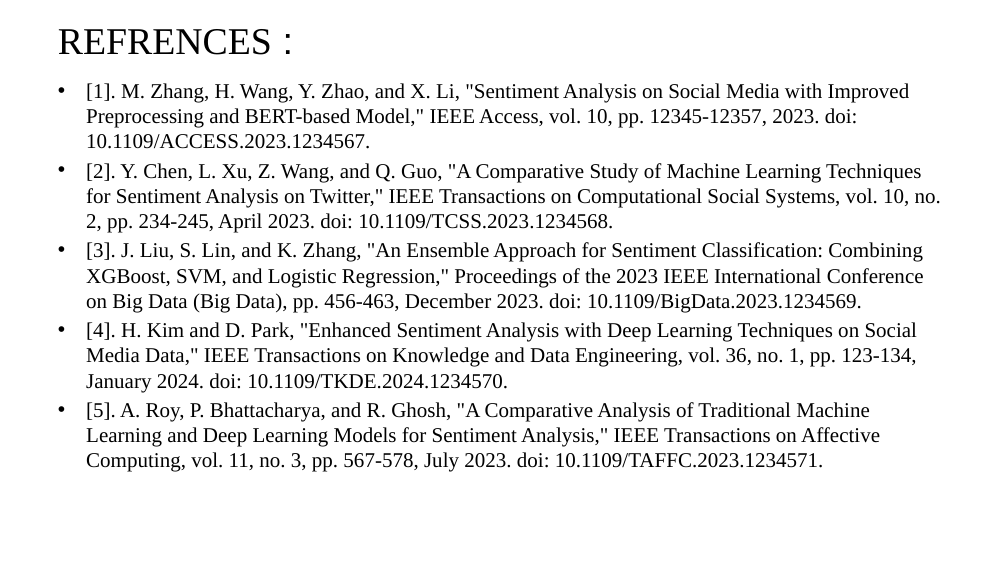
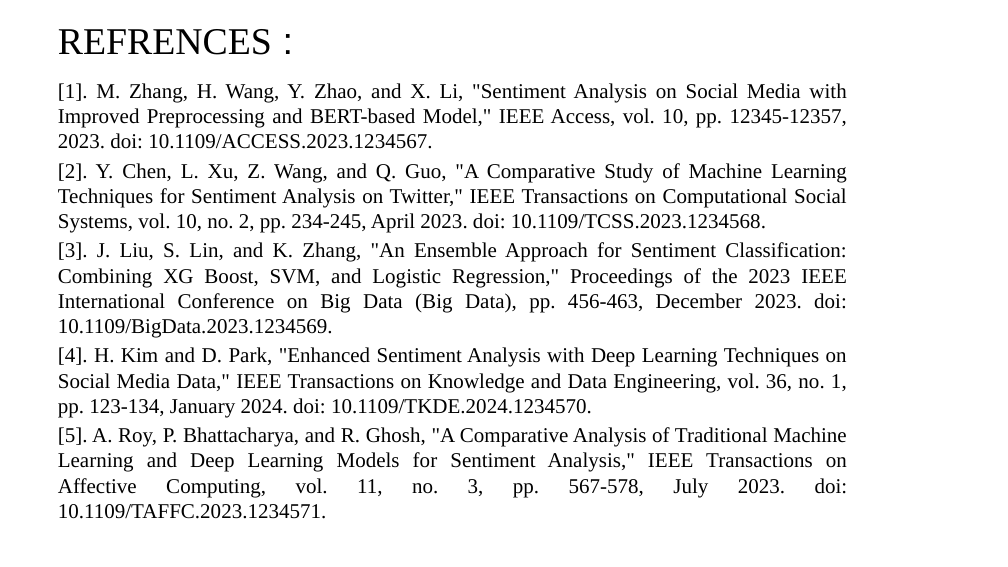
Before and after one commit to jes1326/Jeswanth_Puducherry_Tecnological_University, a slide deck: slide 23 of coappsinternship.pptx. Drawn at 1008x567 pixels with LibreOffice and Linux fonts; fonts in the diff are those of the drawing; background and template pictures are left out. Boxes give left, top, right and bottom in pixels: in the first picture for what was removed or moved away, otherwise in the second. Text is boxed around its words. In the diff, an @@ line names an element or a change of style, - is before the commit and + after.

```diff
--- a/coappsinternship.pptx
+++ b/coappsinternship.pptx
@@ text at [58,83,848,519]: alignment left to justified; bullet • to none @@
@@ text at [58,242,847,338]: text changed @@
-• [3]. J. Liu, S. Lin, and K. Zhang, "An Ensemble Approach for Sentiment Classification: Combining XGBoost, SVM, and Logistic Regression," Proceedings of the 2023 IEEE International Conference on Big Data (Big Data), pp. 456-463, December 2023. doi: 10.1109/BigData.2023.1234569.
+[3]. J. Liu, S. Lin, and K. Zhang, "An Ensemble Approach for Sentiment Classification: Combining XG Boost, SVM, and Logistic Regression," Proceedings of the 2023 IEEE International Conference on Big Data (Big Data), pp. 456-463, December 2023. doi: 10.1109/BigData.2023.1234569.
```
Also in this commit, not shown: 17 other slides changed.
